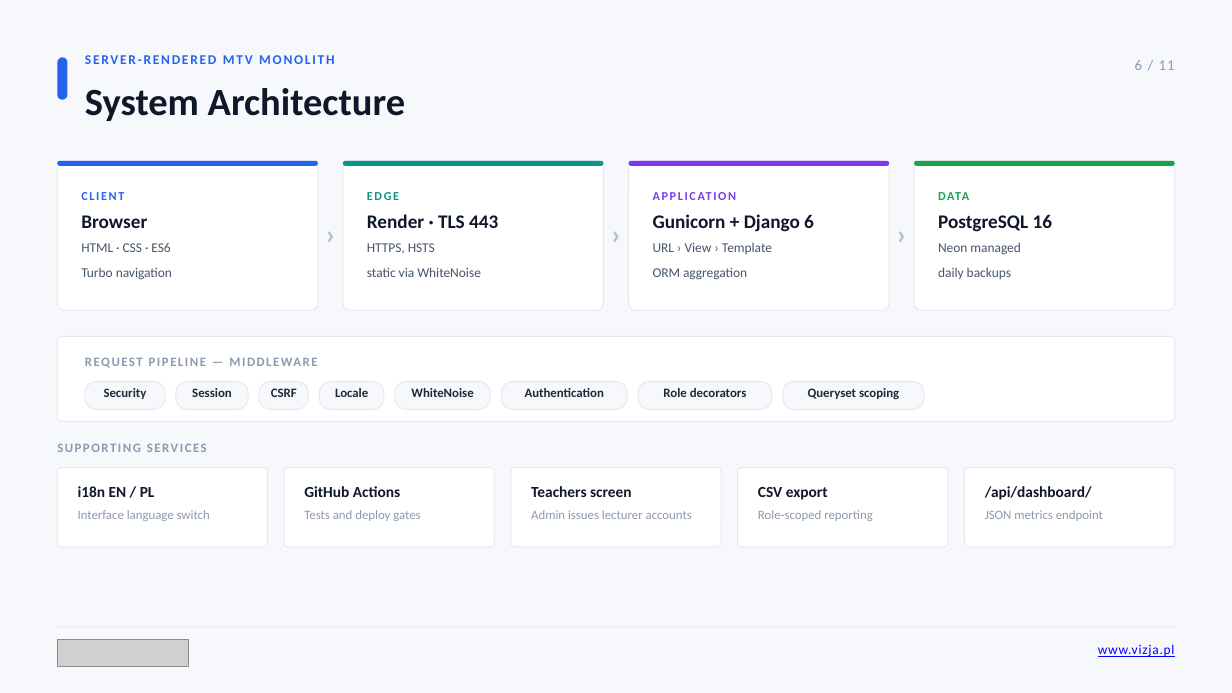
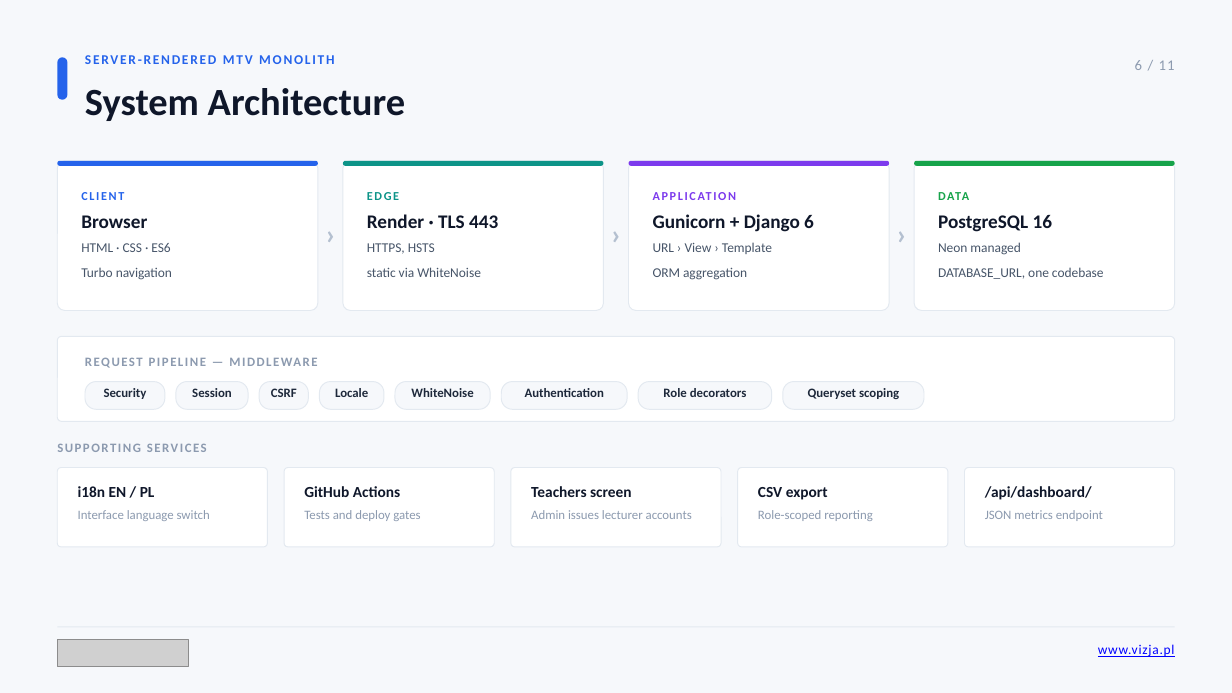
Before and after one commit to maksym671/Diploma-Project-SMS-Management-System, a slide deck: slide 6 of Maksym_Shpak_Diploma_Presentation.pptx. Drawn at 1232x693 pixels with LibreOffice and Linux fonts; fonts in the diff are those of the drawing; grey boxes stand for pictures. Boxes give left, top, right and bottom in pixels: in the first picture for what was removed or moved away, otherwise in the second. Text is boxed around its words. In the diff, an @@ line names an element or a change of style, - is before the commit and + after.

Commit message:
Cite the compared platforms and stop claiming someone else's backups

```diff
--- a/Maksym_Shpak_Diploma_Presentation.pptx
+++ b/Maksym_Shpak_Diploma_Presentation.pptx
@@ text at (938,242,1104,279): text changed @@
-Neon managed
-daily backups
+Neon managed
+DATABASE_URL, one codebase
```
Also in this commit, not shown: 5 other files.
